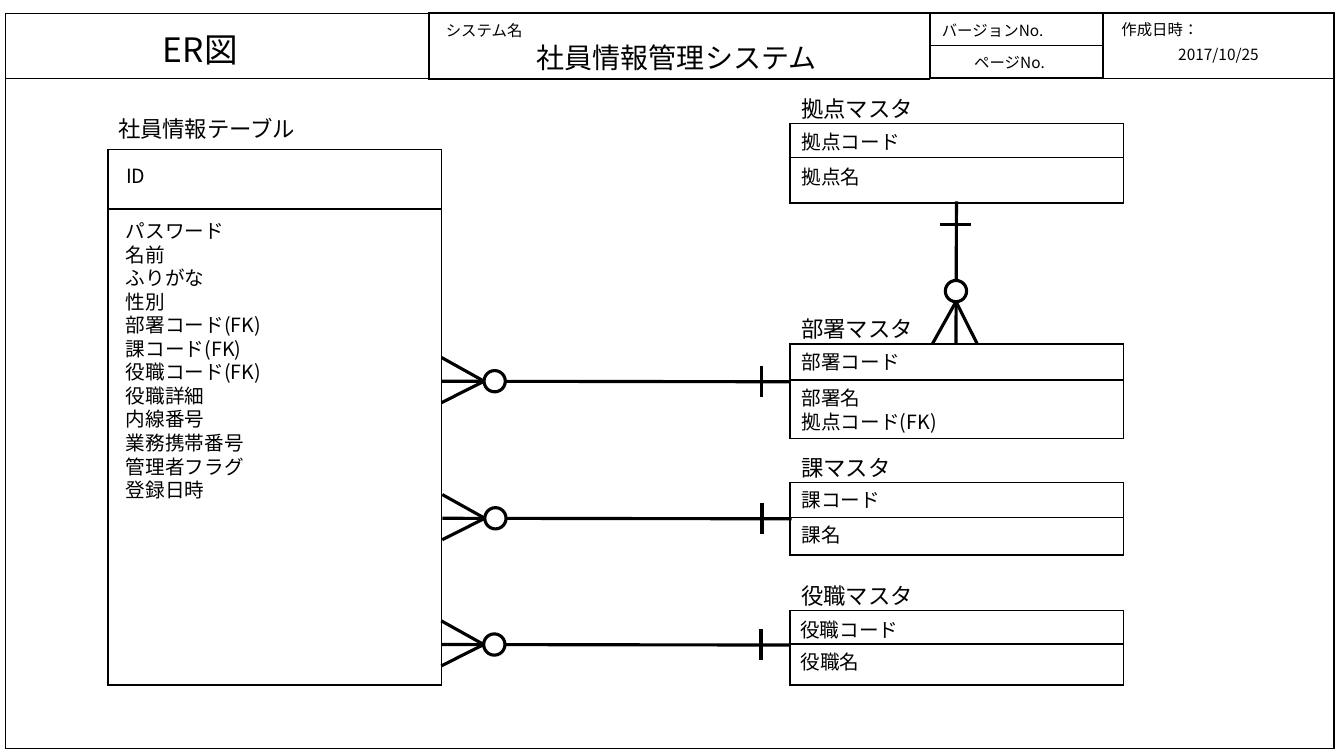
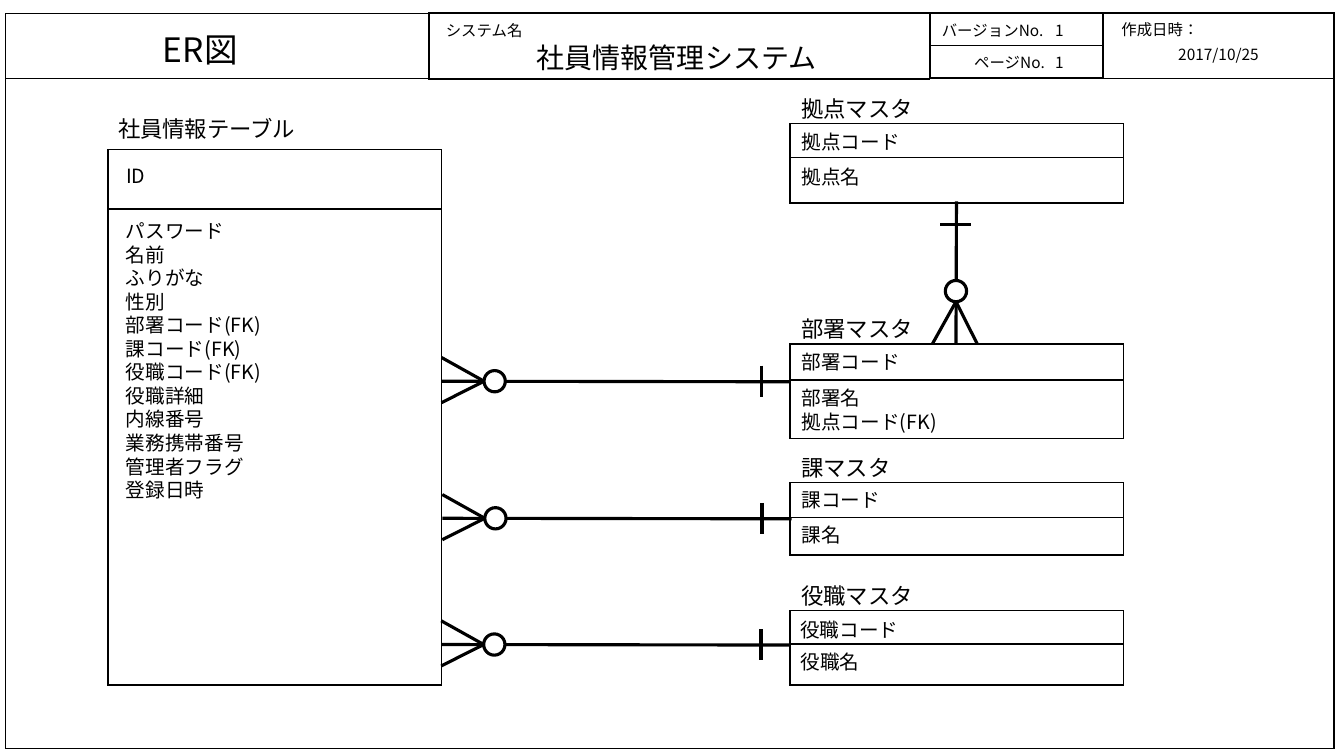
Before and after one commit to java201710/java, a slide deck: slide 1 of 総合演習資料/2.外部設計/ER図_DB.pptx. Drawn at 1344x756 pixels with LibreOffice and Linux fonts; fonts in the diff are those of the drawing. Boxes give left, top, right and bottom in pixels: in the first picture for what was removed or moved away, otherwise in the second. Text is boxed around its words. In the diff, an @@ line names an element or a change of style, - is before the commit and + after.

```diff
--- a/総合演習資料/2.外部設計/ER図_DB.pptx
+++ b/総合演習資料/2.外部設計/ER図_DB.pptx
@@ text added at (x1=1055, y1=24, x2=1064, y2=36), 11 pt, text #000000 @@
+1
@@ text added at (x1=1055, y1=56, x2=1064, y2=68), 11 pt, text #000000 @@
+1
```
Also in this commit, not shown: 1 other file.
